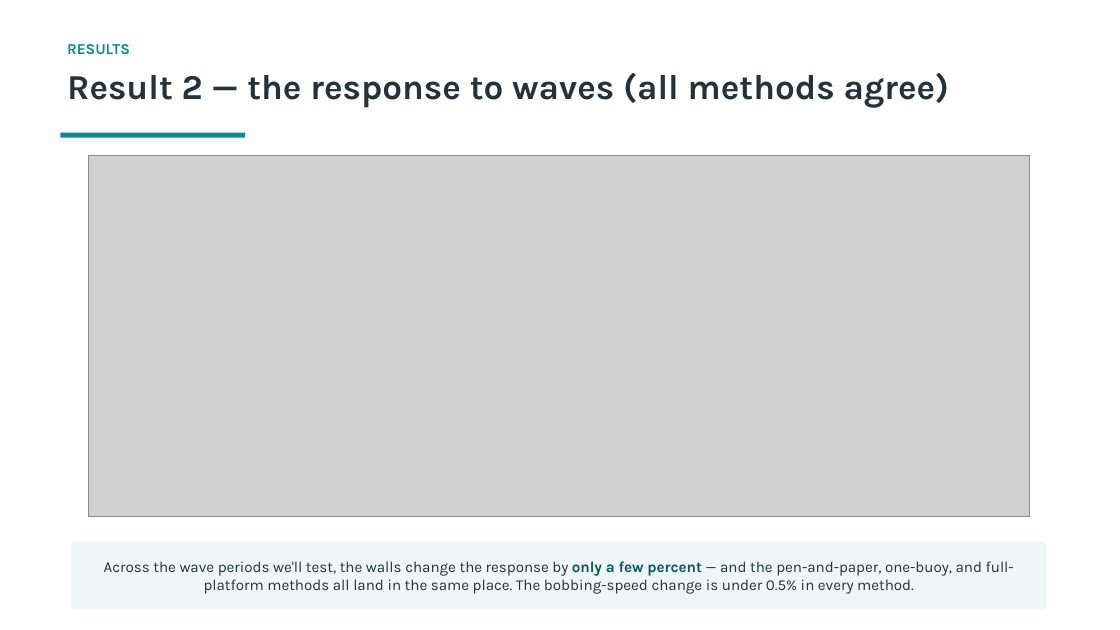
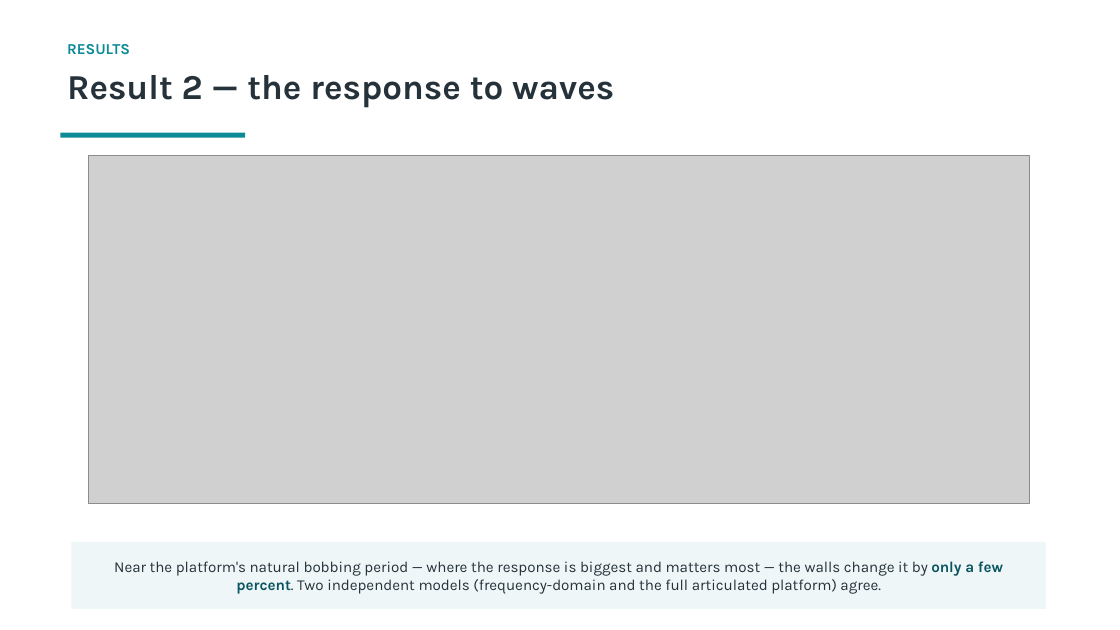
Before and after one commit to xabi80/HSP, a slide deck: slide 7 of studies/platform-12buoy/flume-wall-effect/Flume_wall_effect_explained.pptx. Drawn at 1120x630 pixels with LibreOffice and Linux fonts; fonts in the diff are those of the drawing; grey boxes stand for pictures. Boxes give left, top, right and bottom in pixels: in the first picture for what was removed or moved away, otherwise in the second. Text is boxed around its words. In the diff, an @@ line names an element or a change of style, - is before the commit and + after.

```diff
--- a/studies/platform-12buoy/flume-wall-effect/Flume_wall_effect_explained.pptx
+++ b/studies/platform-12buoy/flume-wall-effect/Flume_wall_effect_explained.pptx
@@ text at (67, 75, 614, 108): text changed @@
-Result 2 — the response to waves (all methods agree)
+Result 2 — the response to waves
@@ picture: place and size @@
-picture at (88, 155, 1029, 517)
+picture at (88, 155, 1029, 504)
@@ text at (114, 561, 1003, 594): text changed @@
-Across the wave periods we'll test, the walls change the response by only a few percent — and the pen-and-paper, one-buoy, and full-platform methods all land in the same place. The bobbing-speed change is under 0.5% in every method.
+Near the platform's natural bobbing period — where the response is biggest and matters most — the walls change it by only a few percent. Two independent models (frequency-domain and the full articulated platform) agree.
```
Also in this commit, not shown: 8 other slides changed, 1 slide added, 1 slide removed, 23 other files.
